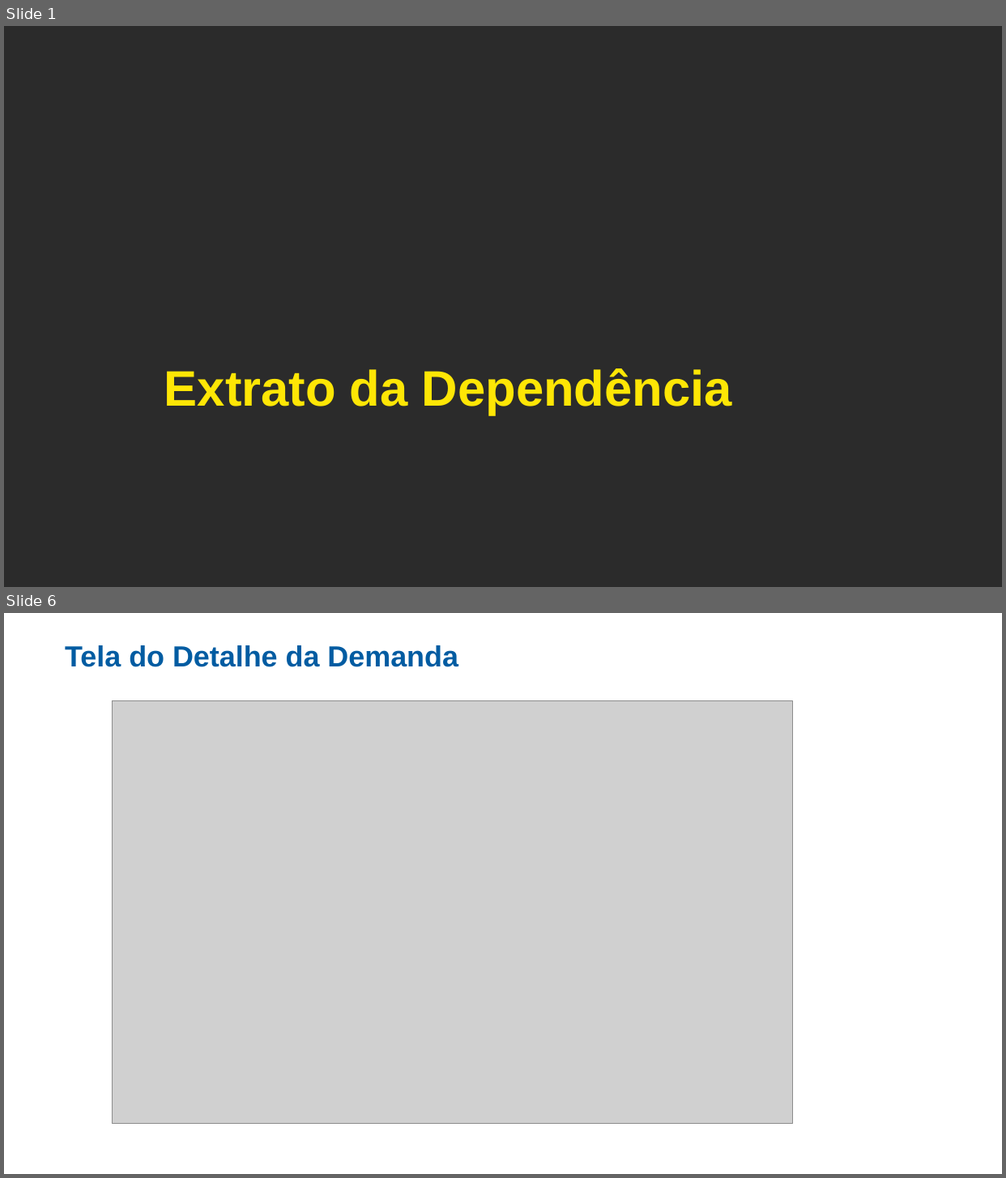
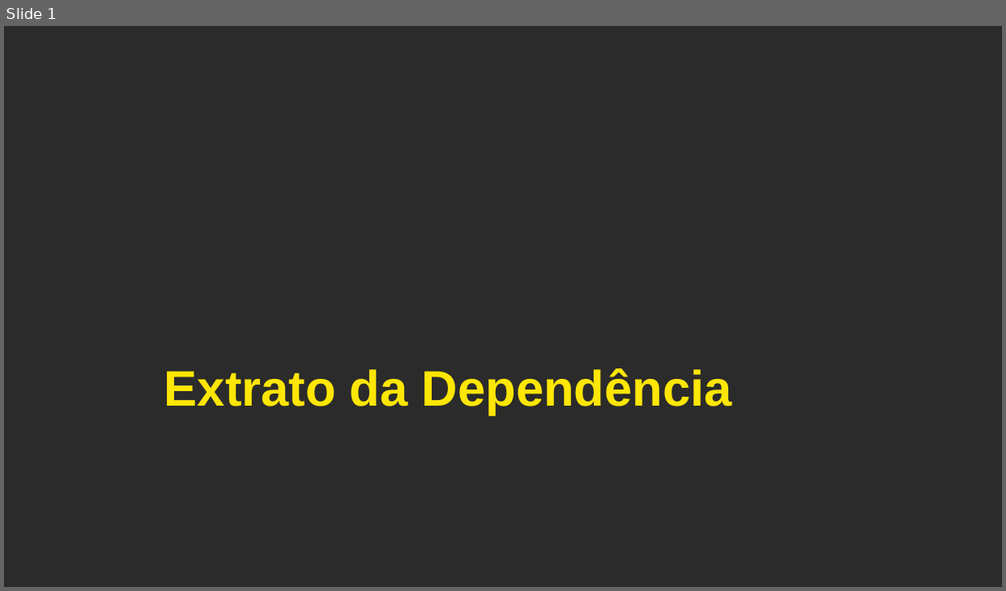
Before and after one commit to cezarnk/projetos, a slide deck: Apresentação Cesup Rede/Projeto 2.pptx. Shown one above the other, each under a label of ours: slides 1 and 6 before the commit, slide 1 after it; the slides between them are not shown. The pictures are 1006x1178 and 1006x591 pixels, drawn with LibreOffice and Linux fonts; fonts in the diff are those of the drawing; grey boxes stand for pictures; background and template pictures are left out; a plain dark background stands for a picture behind light text. Boxes give left, top, right and bottom in pixels: in the first picture for what was removed or moved away, otherwise in the second. Text is boxed around its words. In the diff, an @@ line names an element or a change of style, - is before the commit and + after.

```diff
--- a/Apresentação Cesup Rede/Projeto 2.pptx
+++ b/Apresentação Cesup Rede/Projeto 2.pptx
@@ slide 6 removed at [4,613,1002,1174], background picture (left out) @@
@@ text removed at [65,645,458,667] @@
-Tela do Detalhe da Demanda
@@ picture removed at [113,701,793,1124] @@
```
Also in this commit, not shown: 3 slides changed, 4 slides added, 3 other slides removed, 4 other files.
